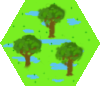
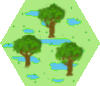
Revision of a layered 100px x 86px image; what changed, layer by layer:
painted on "hex.jpg" over [0,0,100,86]
